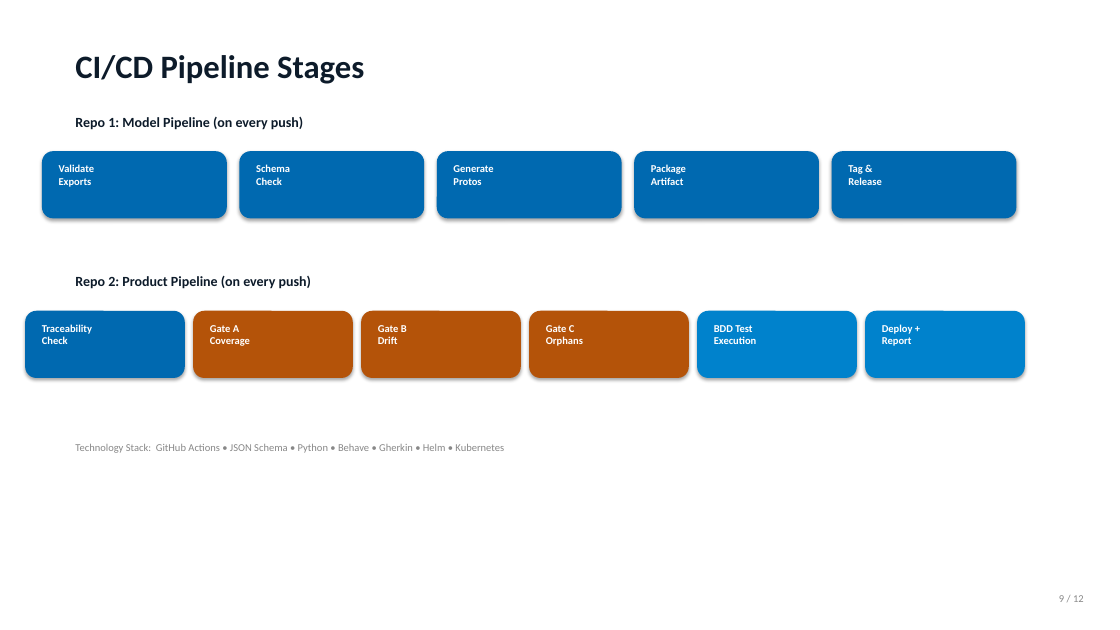
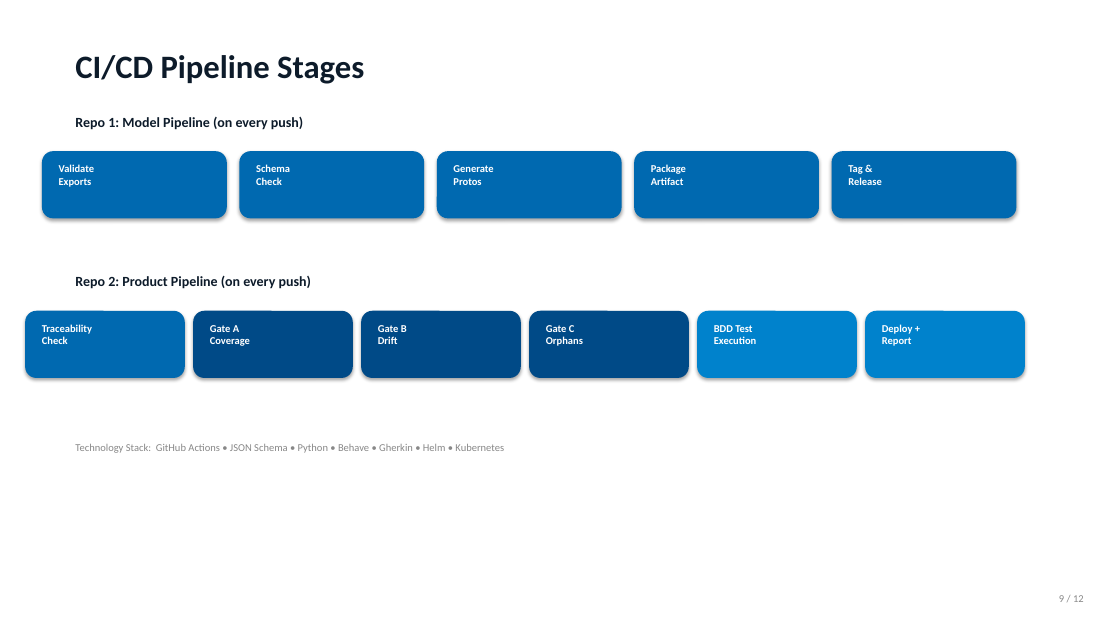
Before and after one commit to blake-perkins/product-pipeline, a slide deck: slide 9 of docs/presentations/MBSE_Pipeline_Executive_Brief.pptx. Drawn at 1120x630 pixels with LibreOffice and Linux fonts; fonts in the diff are those of the drawing. Boxes give left, top, right and bottom in pixels: in the first picture for what was removed or moved away, otherwise in the second. Text is boxed around its words. In the diff, an @@ line names an element or a change of style, - is before the commit and + after.

```diff
--- a/docs/presentations/MBSE_Pipeline_Executive_Brief.pptx
+++ b/docs/presentations/MBSE_Pipeline_Executive_Brief.pptx
@@ fill #B45309 to #004A87 in 3 elements at [193,311,353,378], [361,311,521,378], [529,311,689,378] @@
```
Also in this commit, not shown: 2 other slides changed, 1 other file.
